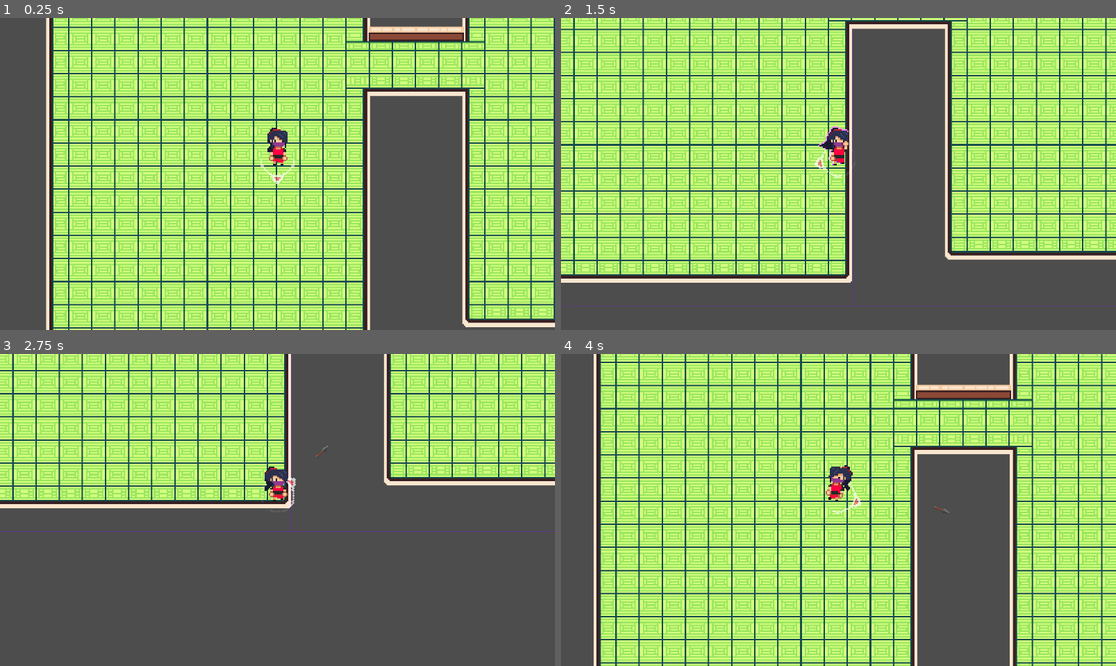
Above: before the commit, frames 1-4 (two rows, left to right).
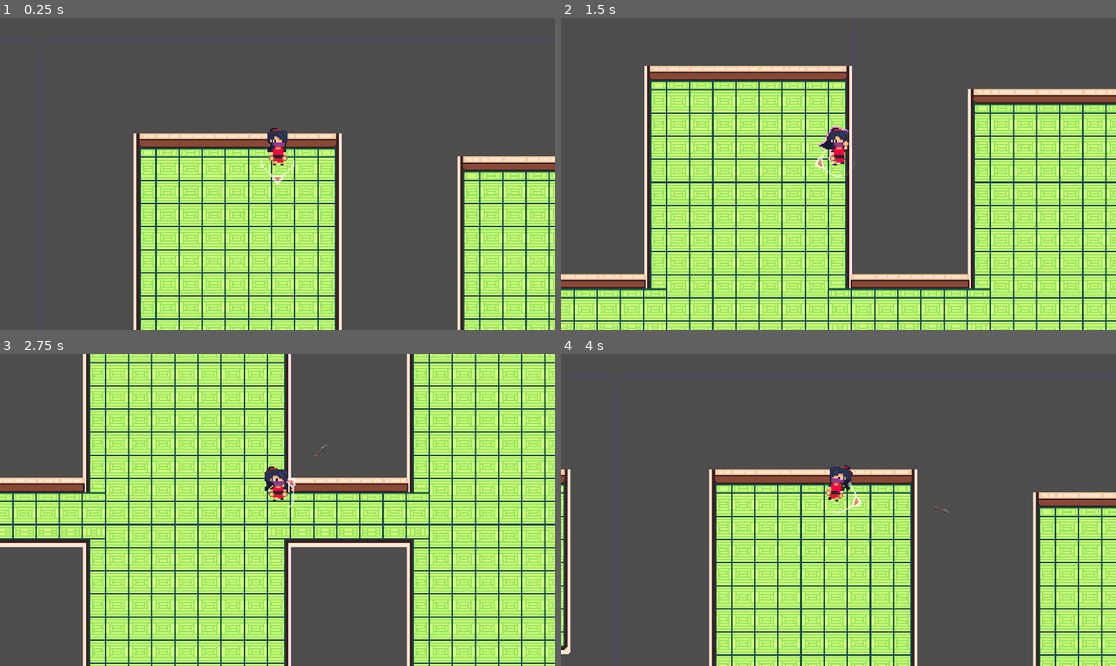
Above: after the commit, the same moments.

Repository: KumiSukka/Project-R
Game: Godot game, scene res://Scene/node_2d.tscn
Two runs of this game, one before a commit and one after it. Both use one fixed random seed, a clock stepped at 60 frames per second and the inputs below.
Inputs (mouse positions are in pixels of both pictures, inside the frame that each line leads up to):
- Up to frame 1 (0.25 s): no input
- Up to frame 2 (1.5 s): tap Enter at 0.5 s; move the mouse to (960, 158) at 0.52 s; press the mouse at (960, 158) at 0.53 s; hold D (right) 0.53-1.28 s; move the mouse to (727, 189) at 1.27 s; release the mouse at (727, 189) at 1.28 s; hold S (down) from 1.28 s (still down); tap Space (dash) at 1.35 s
- Up to frame 3 (2.75 s): move the mouse to (333, 441) at 2.02 s; release S (down) at 2.03 s; press the mouse at (333, 441) at 2.03 s; hold D (right) from 2.03 s (still down)
- Up to frame 4 (4 s): move the mouse to (810, 572) at 2.77 s; release D (right) at 2.78 s; release the mouse at (810, 572) at 2.78 s; hold W (up) 2.78-3.53 s; tap Space (dash) at 2.85 s; move the mouse to (1005, 556) at 3.52 s; press the mouse at (1005, 556) at 3.53 s; hold A (left) from 3.53 s (still down)

The runs differ from the first frame. In frame 1, 64% of the frame differs, in the area x 0-100%, y 0-100%; in frame 2, 64%; in frame 3, 68%; in frame 4, 70%.

Commit message:
Siirsin hahmon spawnerin omaan fuctioon
nyt pystyy sijoittaa random tileen mitä vaan kuhan sijoittaa sen funktioon ei tarvitse olla vain pelaaja.

Diff:
--- a/Prefab/Character/Enemy/karakaza_kozo.tscn
+++ b/Prefab/Character/Enemy/karakaza_kozo.tscn
@@ -5,6 +5,262 @@
 
 [sub_resource type="RectangleShape2D" id="RectangleShape2D_h8oss"]
 size = Vector2(12, 13)
+
+[sub_resource type="Animation" id="Animation_fy6gj"]
+length = 0.5
+loop_mode = 1
+tracks/0/type = "value"
+tracks/0/imported = false
+tracks/0/enabled = true
+tracks/0/path = NodePath("Sprite2D:texture")
+tracks/0/interp = 1
+tracks/0/loop_wrap = false
+tracks/0/keys = {
+"times": PackedFloat32Array(0),
+"transitions": PackedFloat32Array(1),
+"update": 1,
+"values": [ExtResource("1_8b57t")]
+}
+tracks/1/type = "value"
+tracks/1/imported = false
+tracks/1/enabled = true
+tracks/1/path = NodePath("Sprite2D:hframes")
+tracks/1/interp = 1
+tracks/1/loop_wrap = false
+tracks/1/keys = {
+"times": PackedFloat32Array(0),
+"transitions": PackedFloat32Array(1),
+"update": 1,
+"values": [4]
+}
+tracks/2/type = "value"
+tracks/2/imported = false
+tracks/2/enabled = true
+tracks/2/path = NodePath("Sprite2D:vframes")
+tracks/2/interp = 1
+tracks/2/loop_wrap = false
+tracks/2/keys = {
+"times": PackedFloat32Array(0),
+"transitions": PackedFloat32Array(1),
+"update": 1,
+"values": [3]
+}
+tracks/3/type = "value"
+tracks/3/imported = false
+tracks/3/enabled = true
+tracks/3/path = NodePath("Sprite2D:visible")
+tracks/3/interp = 1
+tracks/3/loop_wrap = false
+tracks/3/keys = {
+"times": PackedFloat32Array(0),
+"transitions": PackedFloat32Array(1),
+"update": 1,
+"values": [true]
+}
+tracks/4/type = "value"
+tracks/4/imported = false
+tracks/4/enabled = true
+tracks/4/path = NodePath("Sprite2D:frame")
+tracks/4/interp = 1
+tracks/4/loop_wrap = false
+tracks/4/keys = {
+"times": PackedFloat32Array(0, 0.1, 0.2, 0.3, 0.4),
+"transitions": PackedFloat32Array(1, 1, 1, 1, 1),
+"update": 1,
+"values": [1, 9, 10, 11, 1]
+}
+
+[sub_resource type="Animation" id="Animation_7nikh"]
+length = 0.5
+loop_mode = 1
+tracks/0/type = "value"
+tracks/0/imported = false
+tracks/0/enabled = true
+tracks/0/path = NodePath("Sprite2D:texture")
+tracks/0/interp = 1
+tracks/0/loop_wrap = false
+tracks/0/keys = {
+"times": PackedFloat32Array(0),
+"transitions": PackedFloat32Array(1),
+"update": 1,
+"values": [ExtResource("1_8b57t")]
+}
+tracks/1/type = "value"
+tracks/1/imported = false
+tracks/1/enabled = true
+tracks/1/path = NodePath("Sprite2D:hframes")
+tracks/1/interp = 1
+tracks/1/loop_wrap = false
+tracks/1/keys = {
+"times": PackedFloat32Array(0),
+"transitions": PackedFloat32Array(1),
+"update": 1,
+"values": [4]
+}
+tracks/2/type = "value"
+tracks/2/imported = false
+tracks/2/enabled = true
+tracks/2/path = NodePath("Sprite2D:vframes")
+tracks/2/interp = 1
+tracks/2/loop_wrap = false
+tracks/2/keys = {
+"times": PackedFloat32Array(0),
+"transitions": PackedFloat32Array(1),
+"update": 1,
+"values": [3]
+}
+tracks/3/type = "value"
+tracks/3/imported = false
+tracks/3/enabled = true
+tracks/3/path = NodePath("Sprite2D:visible")
+tracks/3/interp = 1
+tracks/3/loop_wrap = false
+tracks/3/keys = {
+"times": PackedFloat32Array(0),
+"transitions": PackedFloat32Array(1),
+"update": 1,
+"values": [true]
+}
+tracks/4/type = "value"
+tracks/4/imported = false
+tracks/4/enabled = true
+tracks/4/path = NodePath("Sprite2D:frame")
+tracks/4/interp = 1
+tracks/4/loop_wrap = false
+tracks/4/keys = {
+"times": PackedFloat32Array(0, 0.1, 0.2, 0.3, 0.4),
+"transitions": PackedFloat32Array(1, 1, 1, 1, 1),
+"update": 1,
+"values": [0, 6, 7, 8, 0]
+}
+
+[sub_resource type="Animation" id="Animation_gw3a4"]
+length = 0.5
+loop_mode = 1
+tracks/0/type = "value"
+tracks/0/imported = false
+tracks/0/enabled = true
+tracks/0/path = NodePath("Sprite2D:texture")
+tracks/0/interp = 1
+tracks/0/loop_wrap = false
+tracks/0/keys = {
+"times": PackedFloat32Array(0),
+"transitions": PackedFloat32Array(1),
+"update": 1,
+"values": [ExtResource("1_8b57t")]
+}
+tracks/1/type = "value"
+tracks/1/imported = false
+tracks/1/enabled = true
+tracks/1/path = NodePath("Sprite2D:hframes")
+tracks/1/interp = 1
+tracks/1/loop_wrap = false
+tracks/1/keys = {
+"times": PackedFloat32Array(0),
+"transitions": PackedFloat32Array(1),
+"update": 1,
+"values": [4]
+}
+tracks/2/type = "value"
+tracks/2/imported = false
+tracks/2/enabled = true
+tracks/2/path = NodePath("Sprite2D:vframes")
+tracks/2/interp = 1
+tracks/2/loop_wrap = false
+tracks/2/keys = {
+"times": PackedFloat32Array(0),
+"transitions": PackedFloat32Array(1),
+"update": 1,
+"values": [3]
+}
+tracks/3/type = "value"
+tracks/3/imported = false
+tracks/3/enabled = true
+tracks/3/path = NodePath("Sprite2D:visible")
+tracks/3/interp = 1
+tracks/3/loop_wrap = false
+tracks/3/keys = {
+"times": PackedFloat32Array(0),
+"transitions": PackedFloat32Array(1),
+"update": 1,
+"values": [true]
+}
+tracks/4/type = "value"
+tracks/4/imported = false
+tracks/4/enabled = true
+tracks/4/path = NodePath("Sprite2D:frame")
+tracks/4/interp = 1
+tracks/4/loop_wrap = false
+tracks/4/keys = {
+"times": PackedFloat32Array(0, 0.1, 0.2, 0.3, 0.4),
+"transitions": PackedFloat32Array(1, 1, 1, 1, 1),
+"update": 1,
+"values": [2, 3, 4, 5, 2]
+}
+
+[sub_resource type="Animation" id="Animation_vppwg"]
+length = 0.1
+loop_mode = 1
+tracks/0/type = "value"
+tracks/0/imported = false
+tracks/0/enabled = true
+tracks/0/path = NodePath("Sprite2D:texture")
+tracks/0/interp = 1
+tracks/0/loop_wrap = false
+tracks/0/keys = {
+"times": PackedFloat32Array(0),
+"transitions": PackedFloat32Array(1),
+"update": 1,
+"values": [ExtResource("1_8b57t")]
+}
+tracks/1/type = "value"
+tracks/1/imported = false
+tracks/1/enabled = true
+tracks/1/path = NodePath("Sprite2D:hframes")
+tracks/1/interp = 1
+tracks/1/loop_wrap = false
+tracks/1/keys = {
+"times": PackedFloat32Array(0),
+"transitions": PackedFloat32Array(1),
+"update": 1,
+"values": [4]
+}
+tracks/2/type = "value"
+tracks/2/imported = false
+tracks/2/enabled = true
+tracks/2/path = NodePath("Sprite2D:vframes")
+tracks/2/interp = 1
+tracks/2/loop_wrap = false
+tracks/2/keys = {
+"times": PackedFloat32Array(0),
+"transitions": PackedFloat32Array(1),
+"update": 1,
+"values": [3]
+}
+tracks/3/type = "value"
+tracks/3/imported = false
+tracks/3/enabled = true
+tracks/3/path = NodePath("Sprite2D:visible")
+tracks/3/interp = 1
+tracks/3/loop_wrap = false
+tracks/3/keys = {
+"times": PackedFloat32Array(0),
+"transitions": PackedFloat32Array(1),
+"update": 1,
+"values": [true]
+}
+tracks/4/type = "value"
+tracks/4/imported = false
+tracks/4/enabled = true
+tracks/4/path = NodePath("Sprite2D:frame")
+tracks/4/interp = 1
+tracks/4/loop_wrap = false
+tracks/4/keys = {
+"times": PackedFloat32Array(0),
+"transitions": PackedFloat32Array(1),
+"update": 1,
+"values": [1]
+}
 
 [sub_resource type="Animation" id="Animation_sc8pp"]
 length = 0.1
@@ -70,70 +326,6 @@
 "values": [0]
 }
 
-[sub_resource type="Animation" id="Animation_vppwg"]
-length = 0.1
-loop_mode = 1
-tracks/0/type = "value"
-tracks/0/imported = false
-tracks/0/enabled = true
-tracks/0/path = NodePath("Sprite2D:texture")
-tracks/0/interp = 1
-tracks/0/loop_wrap = false
-tracks/0/keys = {
-"times": PackedFloat32Array(0),
-"transitions": PackedFloat32Array(1),
-"update": 1,
-"values": [ExtResource("1_8b57t")]
-}
-tracks/1/type = "value"
-tracks/1/imported = false
-tracks/1/enabled = true
-tracks/1/path = NodePath("Sprite2D:hframes")
-tracks/1/interp = 1
-tracks/1/loop_wrap = false
-tracks/1/keys = {
-"times": PackedFloat32Array(0),
-"transitions": PackedFloat32Array(1),
-"update": 1,
-"values": [4]
-}
-tracks/2/type = "value"
-tracks/2/imported = false
-tracks/2/enabled = true
-tracks/2/path = NodePath("Sprite2D:vframes")
-tracks/2/interp = 1
-tracks/2/loop_wrap = false
-tracks/2/keys = {
-"times": PackedFloat32Array(0),
-"transitions": PackedFloat32Array(1),
-"update": 1,
-"values": [3]
-}
-tracks/3/type = "value"
-tracks/3/imported = false
-tracks/3/enabled = true
-tracks/3/path = NodePath("Sprite2D:visible")
-tracks/3/interp = 1
-tracks/3/loop_wrap = false
-tracks/3/keys = {
-"times": PackedFloat32Array(0),
-"transitions": PackedFloat32Array(1),
-"update": 1,
-"values": [true]
-}
-tracks/4/type = "value"
-tracks/4/imported = false
-tracks/4/enabled = true
-tracks/4/path = NodePath("Sprite2D:frame")
-tracks/4/interp = 1
-tracks/4/loop_wrap = false
-tracks/4/keys = {
-"times": PackedFloat32Array(0),
-"transitions": PackedFloat32Array(1),
-"update": 1,
-"values": [1]
-}
-
 [sub_resource type="Animation" id="Animation_wvbfy"]
 length = 0.1
 loop_mode = 1
@@ -196,198 +388,6 @@
 "transitions": PackedFloat32Array(1),
 "update": 1,
 "values": [2]
-}
-
-[sub_resource type="Animation" id="Animation_gw3a4"]
-length = 0.5
-loop_mode = 1
-tracks/0/type = "value"
-tracks/0/imported = false
-tracks/0/enabled = true
-tracks/0/path = NodePath("Sprite2D:texture")
-tracks/0/interp = 1
-tracks/0/loop_wrap = false
-tracks/0/keys = {
-"times": PackedFloat32Array(0),
-"transitions": PackedFloat32Array(1),
-"update": 1,
-"values": [ExtResource("1_8b57t")]
-}
-tracks/1/type = "value"
-tracks/1/imported = false
-tracks/1/enabled = true
-tracks/1/path = NodePath("Sprite2D:hframes")
-tracks/1/interp = 1
-tracks/1/loop_wrap = false
-tracks/1/keys = {
-"times": PackedFloat32Array(0),
-"transitions": PackedFloat32Array(1),
-"update": 1,
-"values": [4]
-}
-tracks/2/type = "value"
-tracks/2/imported = false
-tracks/2/enabled = true
-tracks/2/path = NodePath("Sprite2D:vframes")
-tracks/2/interp = 1
-tracks/2/loop_wrap = false
-tracks/2/keys = {
-"times": PackedFloat32Array(0),
-"transitions": PackedFloat32Array(1),
-"update": 1,
-"values": [3]
-}
-tracks/3/type = "value"
-tracks/3/imported = false
-tracks/3/enabled = true
-tracks/3/path = NodePath("Sprite2D:visible")
-tracks/3/interp = 1
-tracks/3/loop_wrap = false
-tracks/3/keys = {
-"times": PackedFloat32Array(0),
-"transitions": PackedFloat32Array(1),
-"update": 1,
-"values": [true]
-}
-tracks/4/type = "value"
-tracks/4/imported = false
-tracks/4/enabled = true
-tracks/4/path = NodePath("Sprite2D:frame")
-tracks/4/interp = 1
-tracks/4/loop_wrap = false
-tracks/4/keys = {
-"times": PackedFloat32Array(0, 0.1, 0.2, 0.3, 0.4),
-"transitions": PackedFloat32Array(1, 1, 1, 1, 1),
-"update": 1,
-"values": [2, 3, 4, 5, 2]
-}
-
-[sub_resource type="Animation" id="Animation_7nikh"]
-length = 0.5
-loop_mode = 1
-tracks/0/type = "value"
-tracks/0/imported = false
-tracks/0/enabled = true
-tracks/0/path = NodePath("Sprite2D:texture")
-tracks/0/interp = 1
-tracks/0/loop_wrap = false
-tracks/0/keys = {
-"times": PackedFloat32Array(0),
-"transitions": PackedFloat32Array(1),
-"update": 1,
-"values": [ExtResource("1_8b57t")]
-}
-tracks/1/type = "value"
-tracks/1/imported = false
-tracks/1/enabled = true
-tracks/1/path = NodePath("Sprite2D:hframes")
-tracks/1/interp = 1
-tracks/1/loop_wrap = false
-tracks/1/keys = {
-"times": PackedFloat32Array(0),
-"transitions": PackedFloat32Array(1),
-"update": 1,
-"values": [4]
-}
-tracks/2/type = "value"
-tracks/2/imported = false
-tracks/2/enabled = true
-tracks/2/path = NodePath("Sprite2D:vframes")
-tracks/2/interp = 1
-tracks/2/loop_wrap = false
-tracks/2/keys = {
-"times": PackedFloat32Array(0),
-"transitions": PackedFloat32Array(1),
-"update": 1,
-"values": [3]
-}
-tracks/3/type = "value"
-tracks/3/imported = false
-tracks/3/enabled = true
-tracks/3/path = NodePath("Sprite2D:visible")
-tracks/3/interp = 1
-tracks/3/loop_wrap = false
-tracks/3/keys = {
-"times": PackedFloat32Array(0),
-"transitions": PackedFloat32Array(1),
-"update": 1,
-"values": [true]
-}
-tracks/4/type = "value"
-tracks/4/imported = false
-tracks/4/enabled = true
-tracks/4/path = NodePath("Sprite2D:frame")
-tracks/4/interp = 1
-tracks/4/loop_wrap = false
-tracks/4/keys = {
-"times": PackedFloat32Array(0, 0.1, 0.2, 0.3, 0.4),
-"transitions": PackedFloat32Array(1, 1, 1, 1, 1),
-"update": 1,
-"values": [0, 6, 7, 8, 0]
-}
-
-[sub_resource type="Animation" id="Animation_fy6gj"]
-length = 0.5
-loop_mode = 1
-tracks/0/type = "value"
-tracks/0/imported = false
-tracks/0/enabled = true
-tracks/0/path = NodePath("Sprite2D:texture")
-tracks/0/interp = 1
-tracks/0/loop_wrap = false
-tracks/0/keys = {
-"times": PackedFloat32Array(0),
-"transitions": PackedFloat32Array(1),
-"update": 1,
-"values": [ExtResource("1_8b57t")]
-}
-tracks/1/type = "value"
-tracks/1/imported = false
-tracks/1/enabled = true
-tracks/1/path = NodePath("Sprite2D:hframes")
-tracks/1/interp = 1
-tracks/1/loop_wrap = false
-tracks/1/keys = {
-"times": PackedFloat32Array(0),
-"transitions": PackedFloat32Array(1),
-"update": 1,
-"values": [4]
-}
-tracks/2/type = "value"
-tracks/2/imported = false
-tracks/2/enabled = true
-tracks/2/path = NodePath("Sprite2D:vframes")
-tracks/2/interp = 1
-tracks/2/loop_wrap = false
-tracks/2/keys = {
-"times": PackedFloat32Array(0),
-"transitions": PackedFloat32Array(1),
-"update": 1,
-"values": [3]
-}
-tracks/3/type = "value"
-tracks/3/imported = false
-tracks/3/enabled = true
-tracks/3/path = NodePath("Sprite2D:visible")
-tracks/3/interp = 1
-tracks/3/loop_wrap = false
-tracks/3/keys = {
-"times": PackedFloat32Array(0),
-"transitions": PackedFloat32Array(1),
-"update": 1,
-"values": [true]
-}
-tracks/4/type = "value"
-tracks/4/imported = false
-tracks/4/enabled = true
-tracks/4/path = NodePath("Sprite2D:frame")
-tracks/4/interp = 1
-tracks/4/loop_wrap = false
-tracks/4/keys = {
-"times": PackedFloat32Array(0, 0.1, 0.2, 0.3, 0.4),
-"transitions": PackedFloat32Array(1, 1, 1, 1, 1),
-"update": 1,
-"values": [1, 9, 10, 11, 1]
 }
 
 [sub_resource type="AnimationLibrary" id="AnimationLibrary_k6tst"]
--- a/Scene/node_2d.tscn
+++ b/Scene/node_2d.tscn
@@ -4,8 +4,8 @@
 [ext_resource type="Texture2D" uid="uid://dopjrv8s5tx21" path="res://Tilemap/Tatami-house-tileseet.png" id="2_b1r5b"]
 [ext_resource type="PackedScene" uid="uid://dobsauiogde3p" path="res://Prefab/Character/Kunoichi.tscn" id="3_6xvrc"]
 [ext_resource type="Script" path="res://Prefab/Projectile/BulletManager.gd" id="4_8lrbr"]
-[ext_resource type="PackedScene" uid="uid://dv3gu2qk4xq8k" path="res://Prefab/spawner.tscn" id="5_d7ylb"]
-[ext_resource type="Script" path="res://Scene/EnemyManager.gd" id="5_lpe4e"]
+[ext_resource type="PackedScene" uid="uid://dovhmp0tf1kyu" path="res://Prefab/enemy_manager.tscn" id="5_twfnx"]
+[ext_resource type="PackedScene" uid="uid://b4ldfesqnndr7" path="res://Prefab/Character/Enemy/karakaza_kozo.tscn" id="6_d8kvy"]
 
 [sub_resource type="TileMapPattern" id="TileMapPattern_7mogb"]
 tile_data = PackedInt32Array(0, 1048576, 2, 65536, 1048576, 3, 131072, 1048576, 4, 1, 1114112, 2, 65537, 1114112, 3, 131073, 1114112, 4, 2, 1179648, 2, 65538, 1179648, 3, 131074, 1179648, 4, 3, 1245184, 2, 65539, 1245184, 3, 131075, 1245184, 4, 4, 1310720, 2, 65540, 1310720, 3, 131076, 1310720, 4)
@@ -1023,8 +1023,5 @@
 [node name="BulletManager" type="Node2D" parent="."]
 script = ExtResource("4_8lrbr")
 
-[node name="EnemyManager" type="Node2D" parent="."]
-script = ExtResource("5_lpe4e")
-
-[node name="Spawner" parent="EnemyManager" instance=ExtResource("5_d7ylb")]
-position = Vector2(63, 57)
+[node name="EnemyManager" parent="." instance=ExtResource("5_twfnx")]
+karakaza_kozo = ExtResource("6_d8kvy")
--- a/Script/node_2d.gd
+++ b/Script/node_2d.gd
@@ -69,11 +69,17 @@
 					Room_AutoMap.append(Vector2i(path['left'].x -1,path['left'].y+i))
 					Room_AutoMap.append(Vector2i(path['left'].x +1,path['left'].y+i))
 					Room_AutoMap.append(Vector2i(path['left'].x,path['left'].y+i))
-		#Terrain connect automaps our rooms - from the wanted array
-		tilemap.set_cells_terrain_connect(0, Room_AutoMap, 0,0)
-		Random_Tile += tilemap.get_used_cells_by_id(0, 0, Vector2i(17, 13)) #get all ground tiles
-		var random_pos = Vector2i(Random_Tile.pick_random()) * 16
-		Player.position = random_pos #we place to random tile position using 17, 13 tile thats the regular ground tile
+		#Sijoitetaan pelaaja tileen
+		place_on_tile(Player)
+	pass
+
+#Functioon handlaamaan random sijoittaminen, jotta voidaan mahdollisesti hyödyntää vihollisille.
+func place_on_tile(object):
+	#Terrain connect automaps our rooms - from the wanted array
+	tilemap.set_cells_terrain_connect(0, Room_AutoMap, 0,0)
+	Random_Tile += tilemap.get_used_cells_by_id(0, 0, Vector2i(17, 13)) #get all ground tiles
+	var random_pos = Vector2i(Random_Tile.pick_random()) * 16
+	object.position = random_pos #we place to random tile position using 17, 13 tile thats the regular ground tile
 	pass
 
 func is_inside_padding(x, y, leaf, padding):
